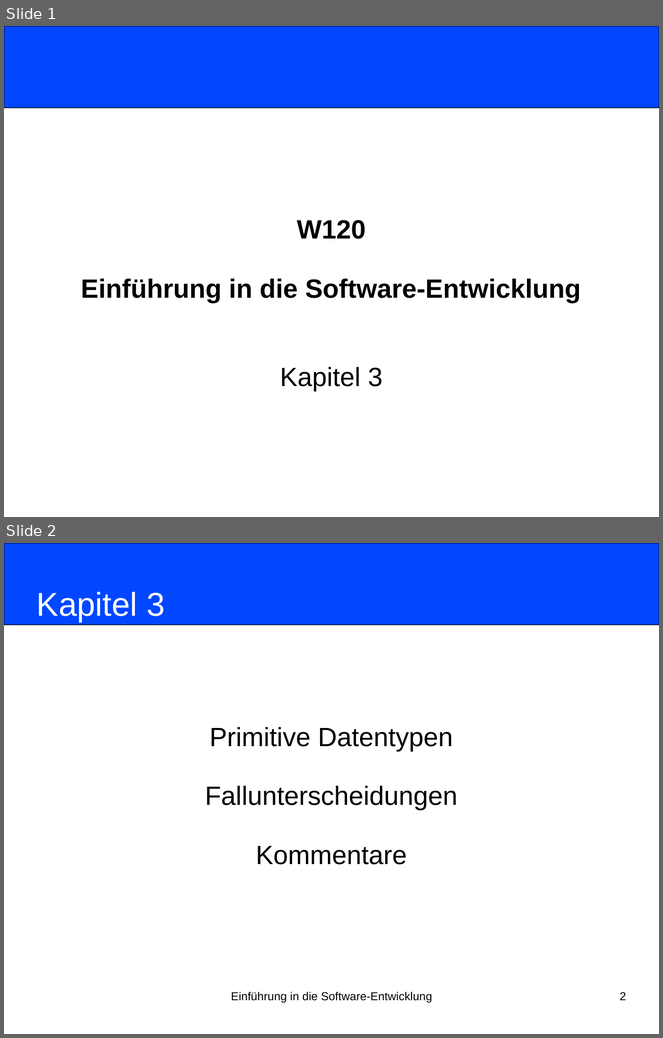
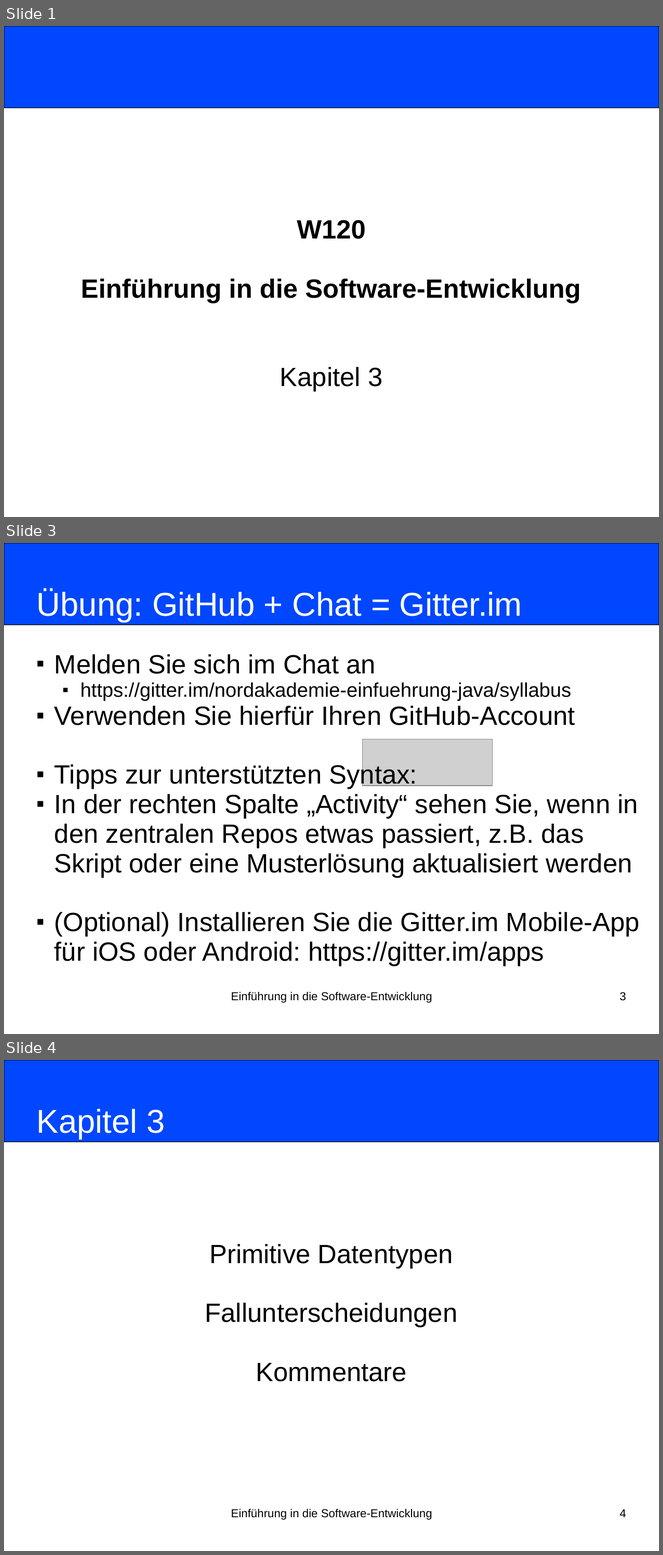
Before and after one commit to nordakademie-einfuehrung-java/vorlesungsskript, a slide deck: folien/Semester_03_Termin_03_Kapitel03.ppt. Shown one above the other, each under a label of ours: slides 1 and 2 before the commit, slides 1, 3 and 4 after it; the slides between them are not shown. The pictures are 663x1038 and 663x1555 pixels, drawn with LibreOffice and Linux fonts; fonts in the diff are those of the drawing; grey boxes stand for pictures. Boxes give left, top, right and bottom in pixels: in the first picture for what was removed or moved away, otherwise in the second. Text is boxed around its words. In the diff, an @@ line names an element or a change of style, - is before the commit and + after.

```diff
--- a/folien/Semester_03_Termin_03_Kapitel03.ppt
+++ b/folien/Semester_03_Termin_03_Kapitel03.ppt
@@ slide 3 added at <box>4,543,659,1034</box>, background #FFFFFF @@
@@ rounded rectangle added at <box>4,543,659,625</box>, fill #0047FF, outline #000000 0.74 pt @@
@@ title added at <box>37,590,522,622</box>, 40 pt, text #FFFFFF @@
+Übung: GitHub + Chat = Gitter.im
@@ subtitle added at <box>54,654,640,966</box>, 32 pt, text #000000 @@
+■ Melden Sie sich im Chat an
+  ■ https://gitter.im/nordakademie-einfuehrung-java/syllabus
+■ Verwenden Sie hierfür Ihren GitHub-Account
+■ Tipps zur unterstützten Syntax:
+■ In der rechten Spalte „Activity“ sehen Sie, wenn in den zentralen Repos etwas passiert, z.B. das Skript oder eine Musterlösung aktualisiert werden
+■ (Optional) Installieren Sie die Gitter.im Mobile-App für iOS oder Android: https://gitter.im/apps
@@ picture added at <box>362,739,493,786</box> @@
@@ text added at <box>231,992,432,1003</box>, 14 pt, text #000000 @@
+Einführung in die Software-Entwicklung
@@ page number added at <box>620,992,626,1001</box>, 14 pt, text #000000 @@
+3
@@ what was slide 2 is now slide 4 @@
@@ page number at <box>620,1509,626,1518</box>: text changed @@
-2
+4
```
Also in this commit, not shown: 1 other slide added, 4 other files.
